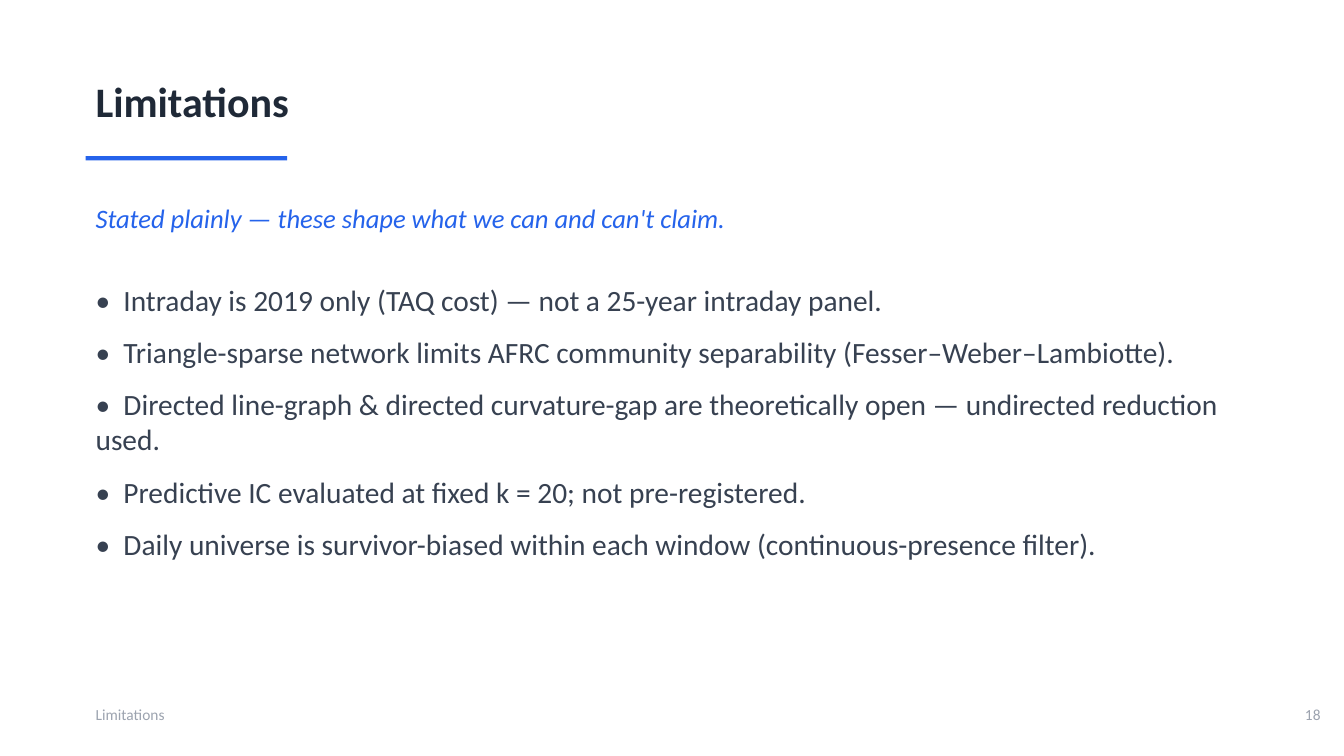
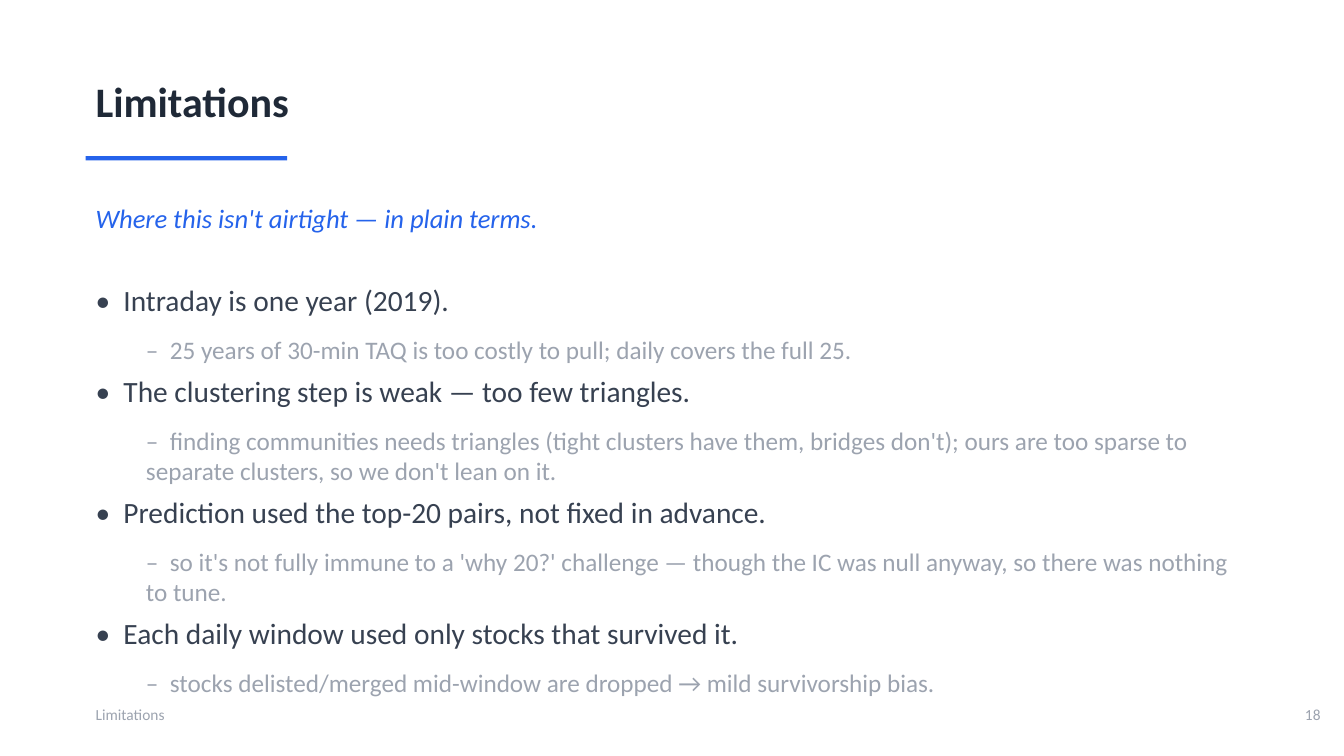
Before and after one commit to ivan-sit/Curvature-Lead-Lag-Model, a slide deck: slide 19 of slides/Ricci_Curvature_LeadLag.pptx. Drawn at 1344x756 pixels with LibreOffice and Linux fonts; fonts in the diff are those of the drawing. Boxes give left, top, right and bottom in pixels: in the first picture for what was removed or moved away, otherwise in the second. Text is boxed around its words. In the diff, an @@ line names an element or a change of style, - is before the commit and + after.

```diff
--- a/slides/Ricci_Curvature_LeadLag.pptx
+++ b/slides/Ricci_Curvature_LeadLag.pptx
@@ text at (x1=96, y1=209, x2=537, y2=233): text changed @@
-Stated plainly — these shape what we can and can't claim.
+Where this isn't airtight — in plain terms.
@@ text at (x1=123, y1=289, x2=1227, y2=696): text changed; size 21 to 18 pt; text colour #374151 to #9CA3AF @@
-• Intraday is 2019 only (TAQ cost) — not a 25-year intraday panel.
-• Triangle-sparse network limits AFRC community separability (Fesser–Weber–Lambiotte).
-• Directed line-graph & directed curvature-gap are theoretically open — undirected reduction used.
-• Predictive IC evaluated at fixed k = 20; not pre-registered.
-• Daily universe is survivor-biased within each window (continuous-presence filter).
+• Intraday is one year (2019).
+  – 25 years of 30-min TAQ is too costly to pull; daily covers the full 25.
+• The clustering step is weak — too few triangles.
+  – finding communities needs triangles (tight clusters have them, bridges don't); ours are too sparse to separate clusters, so we don't lean on it.
+• Prediction used the top-20 pairs, not fixed in advance.
+  – so it's not fully immune to a 'why 20?' challenge — though the IC was null anyway, so there was nothing to tune.
+• Each daily window used only stocks that survived it.
+  – stocks delisted/merged mid-window are dropped → mild survivorship bias.
```
Also in this commit, not shown: 2 other files.
